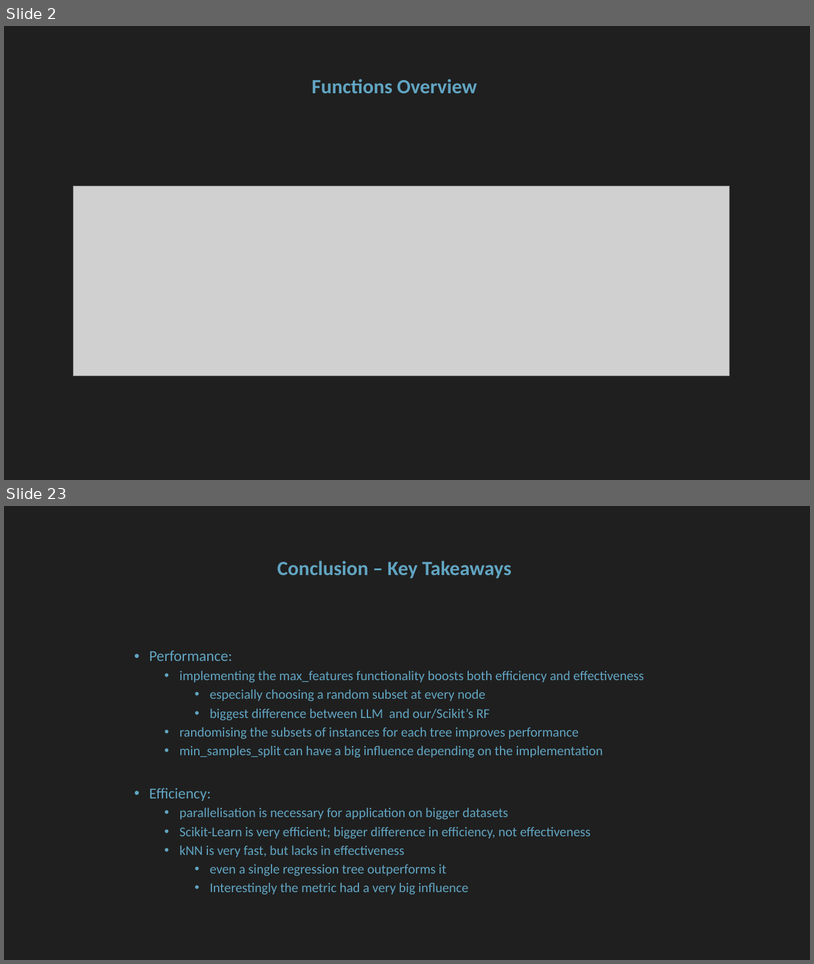
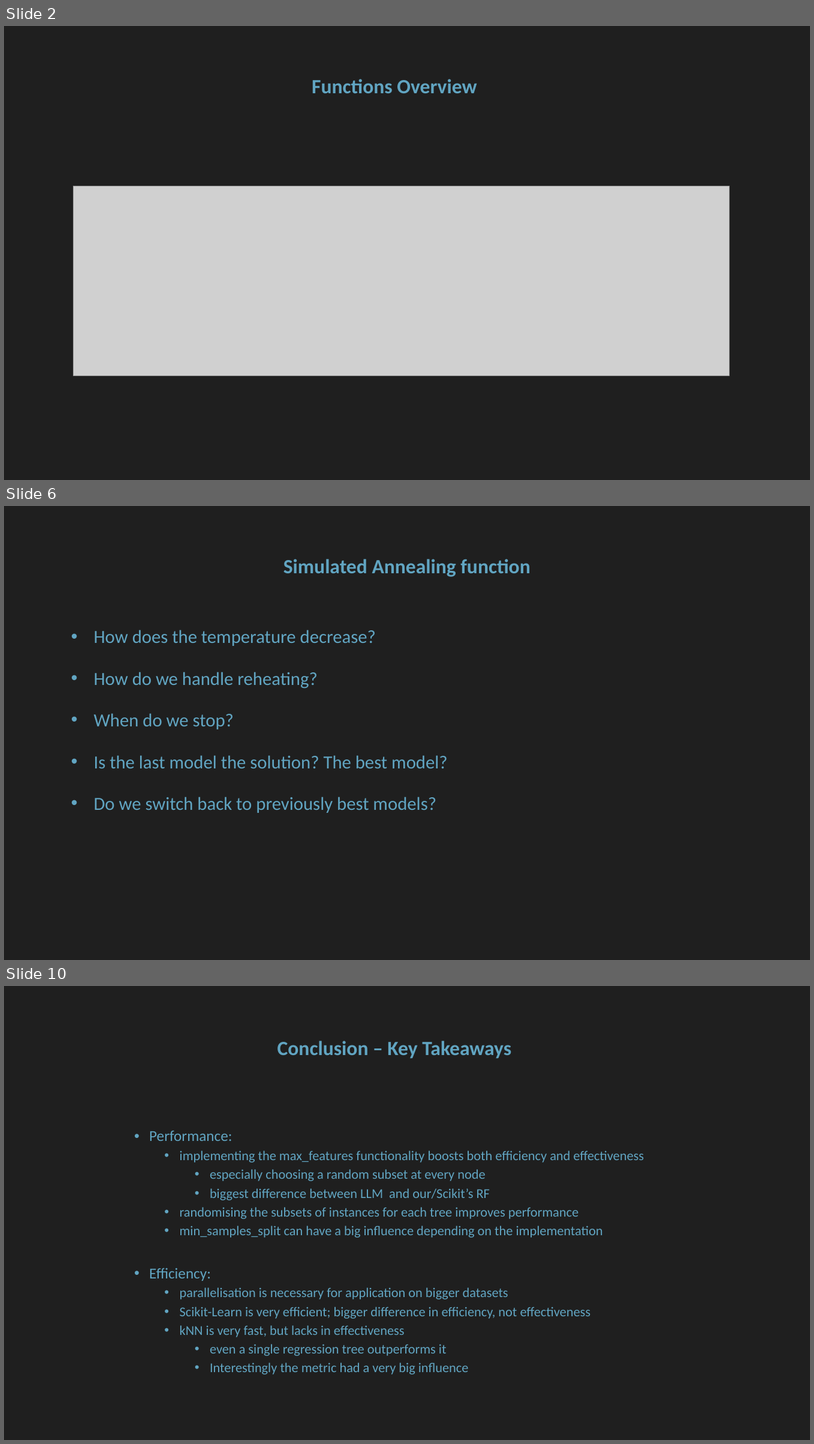
Before and after one commit to floengl/Machine-Learning, a slide deck: Exercise_3/Exercise3_slides.pptx. Shown one above the other, each under a label of ours: slides 2 and 23 before the commit, slides 2, 6 and 10 after it; the slides between them are not shown. The pictures are 814x964 and 814x1444 pixels, drawn with LibreOffice and Linux fonts; fonts in the diff are those of the drawing; grey boxes stand for pictures. Boxes give left, top, right and bottom in pixels: in the first picture for what was removed or moved away, otherwise in the second. Text is boxed around its words. In the diff, an @@ line names an element or a change of style, - is before the commit and + after.

```diff
--- a/Exercise_3/Exercise3_slides.pptx
+++ b/Exercise_3/Exercise3_slides.pptx
@@ slide 6 added at (4, 506, 810, 960), background #1F1F1F @@
@@ title added at (284, 559, 530, 577), 24 pt, text #61A5C2, bold @@
+Simulated Annealing function
@@ text added at (94, 630, 447, 813), 22 pt, text #61A5C2 @@
+• How does the temperature decrease?
+• How do we handle reheating?
+• When do we stop?
+• Is the last model the solution? The best model?
+• Do we switch back to previously best models?
@@ what was slide 23 is now slide 10 @@
```
Also in this commit, not shown: 4 slides changed, 2 other slides added, 16 slides removed, 6 other files.
